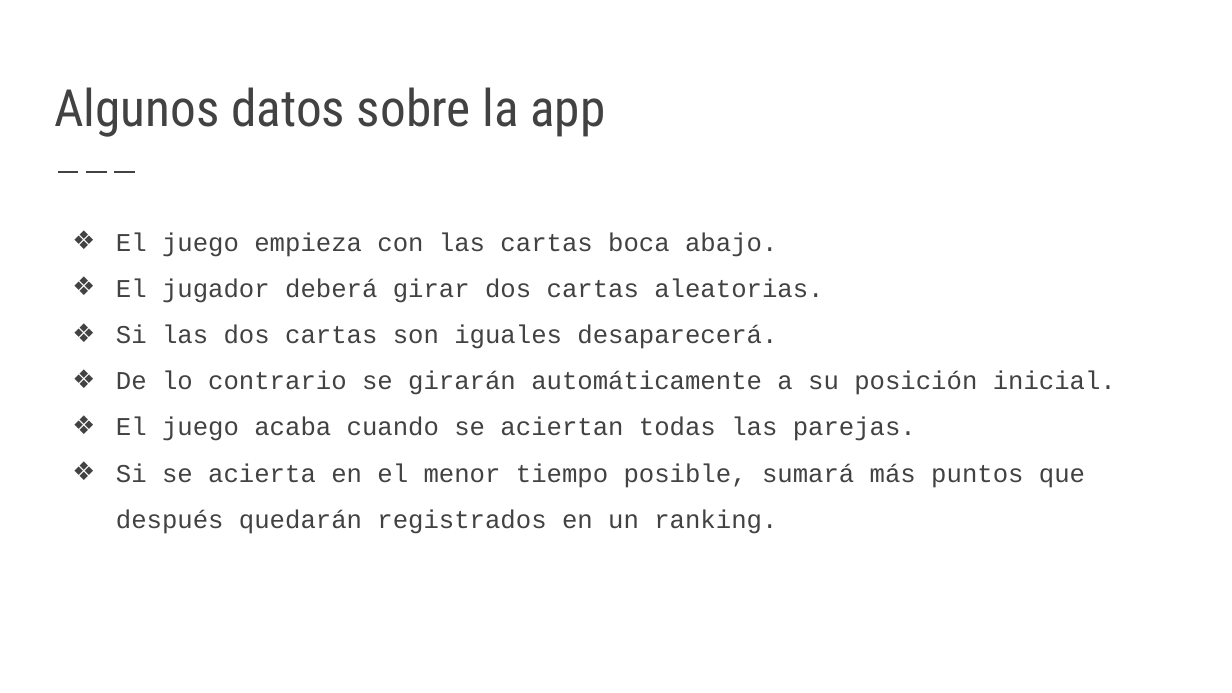
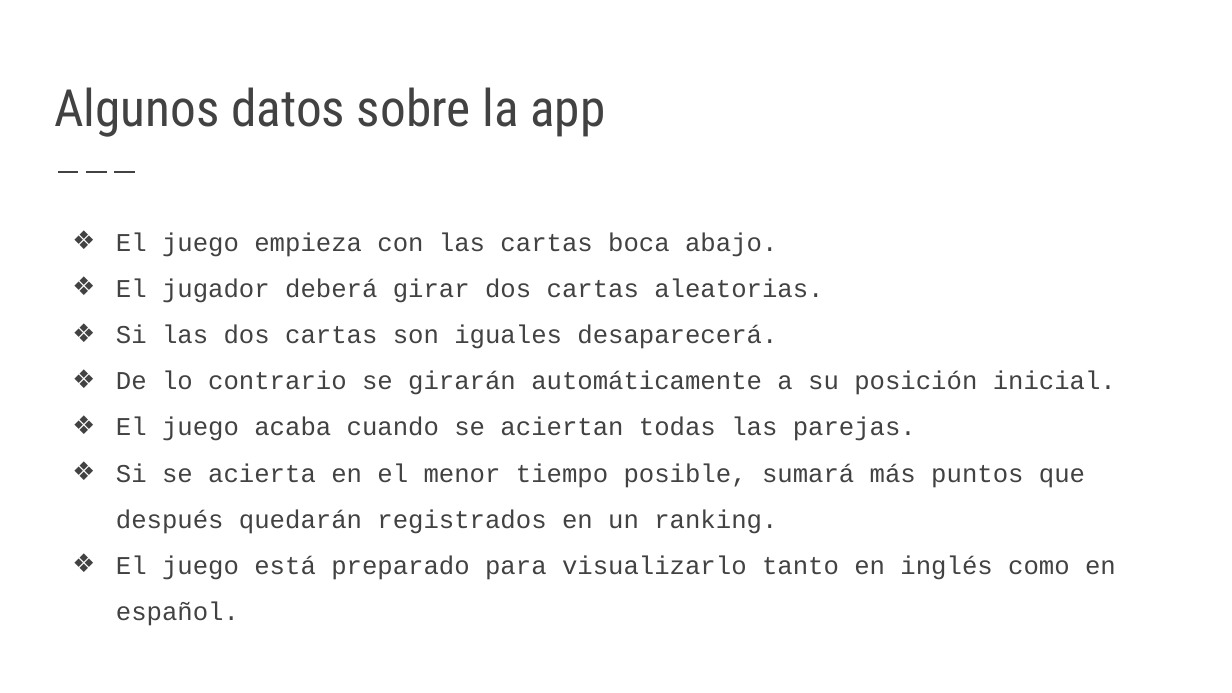
Before and after one commit to josuestaun/proyecto-intermodular, a slide deck: slide 2 of Memory.pptx (slide 3 before the commit). Drawn at 1232x693 pixels with LibreOffice and Linux fonts; fonts in the diff are those of the drawing. Boxes give left, top, right and bottom in pixels: in the first picture for what was removed or moved away, otherwise in the second. Text is boxed around its words. In the diff, an @@ line names an element or a change of style, - is before the commit and + after.

```diff
--- a/Memory.pptx
+++ b/Memory.pptx
@@ text at (x1=116, y1=555, x2=1116, y2=626): paragraph added @@
+❖ El juego está preparado para visualizarlo tanto en inglés como en español.
```
Also in this commit, not shown: 1 other slide changed, 2 slides added, 2 slides removed.
